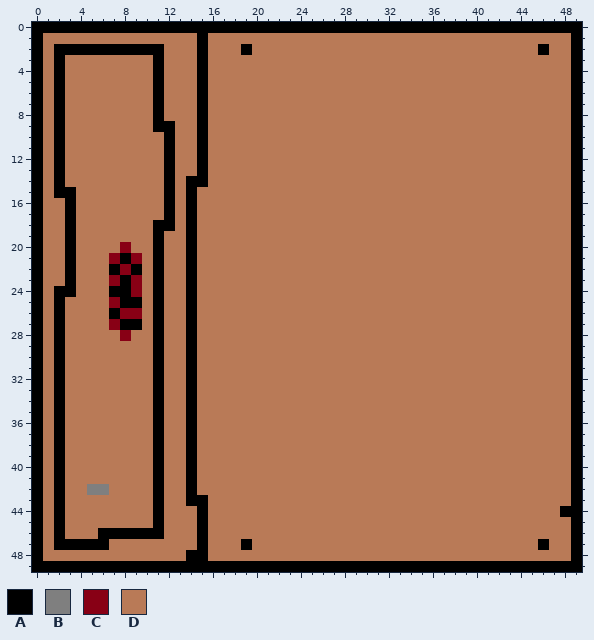
File history of a pixel-art sprite, Content/Textures/lockerClosed.png. That is the earlier state.
The file is 50x50 pixels.
Palette (. is transparent): A #000000  B #7f7f7f  C #880015  D #b97a57
Pixels before (only the part around the change), first column x 0:
 0 AAAAAAAAAAAAAAAAAAAAAAAAAAAAAAAAAAAAAAAAAAAAAAAAAA
 1 ADDDDDDDDDDDDDDADDDDDDDDDDDDDDDDDDDDDDDDDDDDDDDDDA
 2 ADAAAAAAAAAADDDADDDADDDDDDDDDDDDDDDDDDDDDDDDDDADDA
 3 ADADDDDDDDDADDDADDDDDDDDDDDDDDDDDDDDDDDDDDDDDDDDDA
 4 ADADDDDDDDDADDDADDDDDDDDDDDDDDDDDDDDDDDDDDDDDDDDDA
 5 ADADDDDDDDDADDDADDDDDDDDDDDDDDDDDDDDDDDDDDDDDDDDDA
 6 ADADDDDDDDDADDDADDDDDDDDDDDDDDDDDDDDDDDDDDDDDDDDDA
 7 ADADDDDDDDDADDDADDDDDDDDDDDDDDDDDDDDDDDDDDDDDDDDDA
 8 ADADDDDDDDDADDDADDDDDDDDDDDDDDDDDDDDDDDDDDDDDDDDDA
 9 ADADDDDDDDDAADDADDDDDDDDDDDDDDDDDDDDDDDDDDDDDDDDDA
10 ADADDDDDDDDDADDADDDDDDDDDDDDDDDDDDDDDDDDDDDDDDDDDA
11 ADADDDDDDDDDADDADDDDDDDDDDDDDDDDDDDDDDDDDDDDDDDDDA
12 ADADDDDDDDDDADDADDDDDDDDDDDDDDDDDDDDDDDDDDDDDDDDDA
13 ADADDDDDDDDDADDADDDDDDDDDDDDDDDDDDDDDDDDDDDDDDDDDA
14 ADADDDDDDDDDADAADDDDDDDDDDDDDDDDDDDDDDDDDDDDDDDDDA
15 ADAADDDDDDDDADADDDDDDDDDDDDDDDDDDDDDDDDDDDDDDDDDDA
16 ADDADDDDDDDDADADDDDDDDDDDDDDDDDDDDDDDDDDDDDDDDDDDA
17 ADDADDDDDDDDADADDDDDDDDDDDDDDDDDDDDDDDDDDDDDDDDDDA
18 ADDADDDDDDDAADADDDDDDDDDDDDDDDDDDDDDDDDDDDDDDDDDDA
19 ADDADDDDDDDADDADDDDDDDDDDDDDDDDDDDDDDDDDDDDDDDDDDA
20 ADDADDDDCDDADDADDDDDDDDDDDDDDDDDDDDDDDDDDDDDDDDDDA
21 ADDADDDCACDADDADDDDDDDDDDDDDDDDDDDDDDDDDDDDDDDDDDA
22 ADDADDDACADADDADDDDDDDDDDDDDDDDDDDDDDDDDDDDDDDDDDA
23 ADDADDDCACDADDADDDDDDDDDDDDDDDDDDDDDDDDDDDDDDDDDDA
24 ADAADDDAACDADDADDDDDDDDDDDDDDDDDDDDDDDDDDDDDDDDDDA
25 ADADDDDCAADADDADDDDDDDDDDDDDDDDDDDDDDDDDDDDDDDDDDA
26 ADADDDDACCDADDADDDDDDDDDDDDDDDDDDDDDDDDDDDDDDDDDDA
27 ADADDDDCAADADDADDDDDDDDDDDDDDDDDDDDDDDDDDDDDDDDDDA
28 ADADDDDDCDDADDADDDDDDDDDDDDDDDDDDDDDDDDDDDDDDDDDDA
29 ADADDDDDDDDADDADDDDDDDDDDDDDDDDDDDDDDDDDDDDDDDDDDA
30 ADADDDDDDDDADDADDDDDDDDDDDDDDDDDDDDDDDDDDDDDDDDDDA
31 ADADDDDDDDDADDADDDDDDDDDDDDDDDDDDDDDDDDDDDDDDDDDDA
32 ADADDDDDDDDADDADDDDDDDDDDDDDDDDDDDDDDDDDDDDDDDDDDA
33 ADADDDDDDDDADDADDDDDDDDDDDDDDDDDDDDDDDDDDDDDDDDDDA
34 ADADDDDDDDDADDADDDDDDDDDDDDDDDDDDDDDDDDDDDDDDDDDDA
35 ADADDDDDDDDADDADDDDDDDDDDDDDDDDDDDDDDDDDDDDDDDDDDA
36 ADADDDDDDDDADDADDDDDDDDDDDDDDDDDDDDDDDDDDDDDDDDDDA
37 ADADDDDDDDDADDADDDDDDDDDDDDDDDDDDDDDDDDDDDDDDDDDDA
38 ADADDDDDDDDADDADDDDDDDDDDDDDDDDDDDDDDDDDDDDDDDDDDA
39 ADADDDDDDDDADDADDDDDDDDDDDDDDDDDDDDDDDDDDDDDDDDDDA
40 ADADDDDDDDDADDADDDDDDDDDDDDDDDDDDDDDDDDDDDDDDDDDDA
41 ADADDDDDDDDADDADDDDDDDDDDDDDDDDDDDDDDDDDDDDDDDDDDA
42 ADADDBBDDDDADDADDDDDDDDDDDDDDDDDDDDDDDDDDDDDDDDDDA
43 ADADDDDDDDDADDAADDDDDDDDDDDDDDDDDDDDDDDDDDDDDDDDDA
44 ADADDDDDDDDADDDADDDDDDDDDDDDDDDDDDDDDDDDDDDDDDDDAA
45 ADADDDDDDDDADDDADDDDDDDDDDDDDDDDDDDDDDDDDDDDDDDDDA
46 ADADDDAAAAAADDDADDDDDDDDDDDDDDDDDDDDDDDDDDDDDDDDDA
47 ADAAAAADDDDDDDDADDDADDDDDDDDDDDDDDDDDDDDDDDDDDADDA
48 ADDDDDDDDDDDDDAADDDDDDDDDDDDDDDDDDDDDDDDDDDDDDDDDA
49 AAAAAAAAAAAAAAAAAAAAAAAAAAAAAAAAAAAAAAAAAAAAAAAAAA
Now the later version:
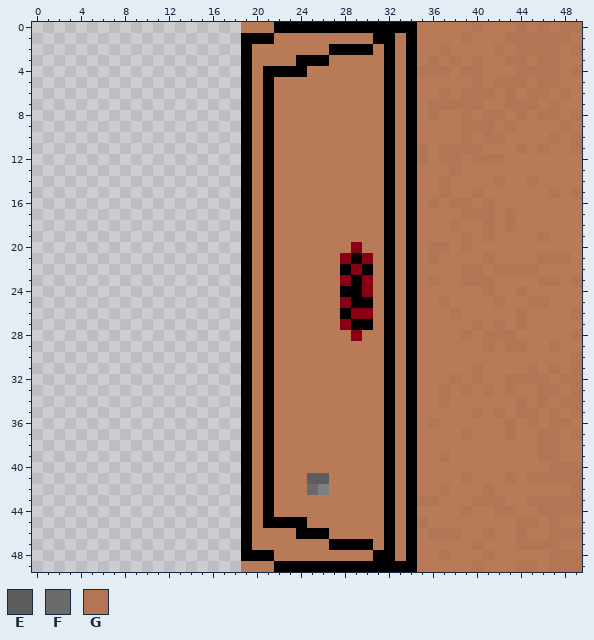
Colours new in this view: E #5d5d5d  F #6a6a6a  G #b37654
Diff:
Changed rows in their new state; - is an unchanged pixel.
first column x 0:
 0 ...................DDD-------------DDDDDGDDDGDGDGG
 1 ...................AAA---------AA-A----G---GGGGGGD
 2 ...................--------AAAA-A-A--G----G-GGGG-G
 3 ...................A----AAA-----A-A-G-G-G--GG-GG-D
 4 ...................A-AAAA-------A-AGGG-GG---GGGG-G
 5 ...................A-A----------A-A-----G-GGG-GG-D
 6 ...................A-A----------A-A--G-GGG-G-GG-GD
 7 ...................A-A----------A-A-GGGGG--GGG-G-D
 8 ...................A-A----------A-A-G--G-GG-G-GG-G
 9 ...................A-A----------A-A----GGG-G----GD
10 ...................A-A----------A-A----G-GG----G-G
11 ...................A-A----------A-AG-GGGG---G-G--G
12 ...................A-A----------A-AG-GG-GGG------D
13 ...................A-A----------A-A---G----------D
14 ...................A-A----------A-A--G----G--G---D
15 ...................A-A----------A-A--G--G------G-G
16 ...................A-A----------A-A-G-GG-G-------D
17 ...................A-A----------A-A----GGG-G-----D
18 ...................A-A----------A-A---G--G-G-----D
19 ...................A-A----------A-A----G-G----G--D
20 ...................A-A-------C--A-A-GG-G---------D
21 ...................A-A------CAC-A-A-G----G----GGGD
22 ...................A-A------ACA-A-A----GG-GGGG---D
23 ...................A-A------CAC-A-A-G--GGG----GG-G
24 ...................A-A------AAC-A-A------G--G----D
25 ...................A-A------CAA-A-A--G----G--GG--D
26 ...................A-A------ACC-A-A---G-----G----G
27 ...................A-A------CAA-A-A-----G-G-G----D
28 ...................A-A-------C--A-A----G-GGG-----G
29 ...................A-A----------A-A------G-GG--G-D
30 ...................A-A----------A-A--------------G
31 ...................A-A----------A-A-----G----G-G-G
32 ...................A-A----------A-A---G-G--GGGG-GG
33 ...................A-A----------A-A--G-G-G-G--GG-G
34 ...................A-A----------A-A--G------G-G-GG
35 ...................A-A----------A-A-----G-G-GG-G-G
36 ...................A-A----------A-A-G------G-G-GGD
37 ...................A-A----------A-A----G---G--GG-G
38 ...................A-A----------A-A-----------GG-D
39 ...................A-A----------A-A--G--------GG-D
40 ...................A-A----------A-A------------GGG
41 ...................A-A---EE-----A-A----G---G-GGGGG
42 ...................A-A---FB-----A-A--G---G-------G
43 ...................A-A----------A-AGG---GGG--GGGGG
44 ...................A-A----------A-A----G--GG--GGGG
45 ...................A-AAAA-------A-AG--------GG-G-D
46 ...................A----AAA-----A-A-GGG--G--G--GGG
47 ...................--------AAAA-A-A-----G---GGGG-D
48 ...................AAA---------AA-A--G---G-----GGG
49 ...................DDD-------------DDDDDGDDDGGDGGG
Pixel boxes of the changes (left, top, right, bottom) in both pictures:
changed: (32, 22, 582, 572)
